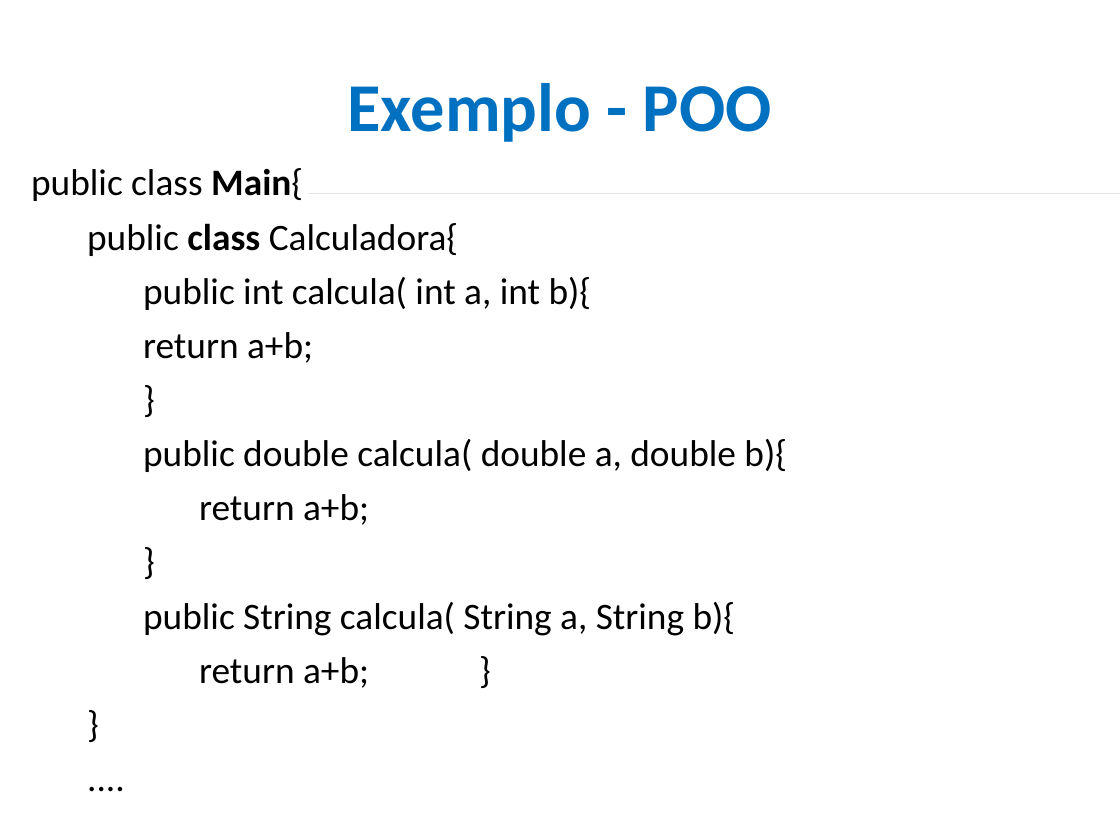
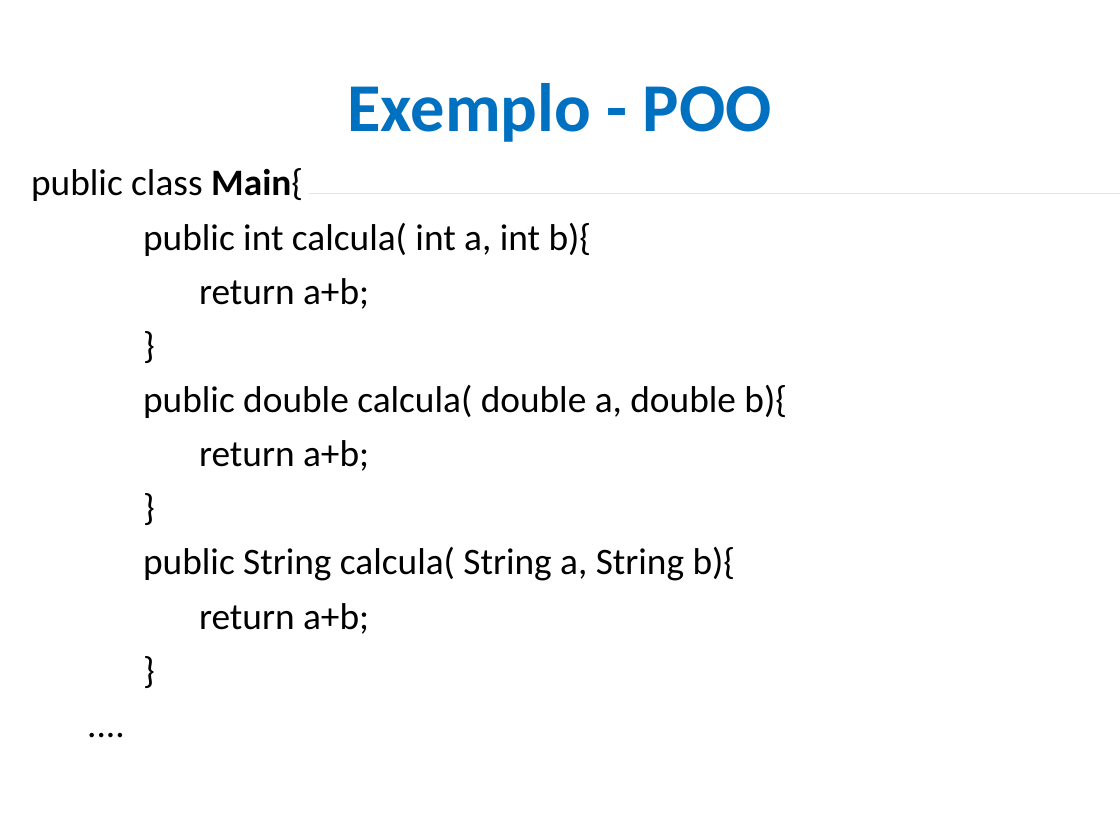
Before and after one commit to CloudEducationBrazil/WydenCursoFerias, a slide deck: slide 19 of 02 poo/02 Qua Teams Curso de Férias POO.pptx. Drawn at 1120x840 pixels with LibreOffice and Linux fonts; fonts in the diff are those of the drawing; background and template pictures are left out. Boxes give left, top, right and bottom in pixels: in the first picture for what was removed or moved away, otherwise in the second. Text is boxed around its words. In the diff, an @@ line names an element or a change of style, - is before the commit and + after.

```diff
--- a/02 poo/02 Qua Teams Curso de Férias POO.pptx
+++ b/02 poo/02 Qua Teams Curso de Férias POO.pptx
@@ text at [87, 223, 458, 256]: paragraph removed @@
-public class Calculadora{
@@ text at [199, 603, 369, 634]: text changed @@
-return a+b; }
+return a+b;
```
Also in this commit, not shown: 2 other slides changed, 5 other files.
